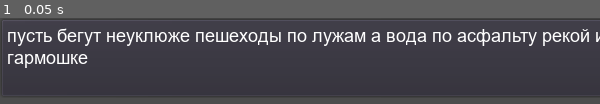
Above: before the commit, frame 1.
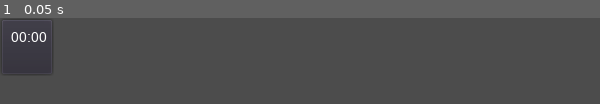
Above: after the commit, the same moment.

Repository: LeshaLukash/The-Chat-Prototype
Game: Godot game, scene res://message.tscn
Same seed, same stepped clock (60 frames per second), same inputs: the game is played once before the commit and once after it.
Inputs:
- Up to frame 1 (0.05 s): no input

The runs differ from the first frame. In frame 1, 7.1% of the frame differs, in the area x 1-100%, y 2-59%.
Error before the commit: Invalid set index 'bbcode_text' (on base: 'null instance') with value of type 'String'. (res://message.gd:31)

Commit message:
Message
Доработал и причесал алгоритм разбивки сообщения на строки - он работает, строки переносятся по словам согласно доступному пространству.
Добавил перерасчёт margincontainer'а - теперь размер сообщения не перезаписывается параметрами контейнера. Это прекрасно!

Diff:
--- a/main.tscn
+++ b/main.tscn
@@ -15,30 +15,43 @@
 
 [node name="VBoxContainer" type="VBoxContainer" parent="VScrollBar"]
 margin_right = 600.0
-margin_bottom = 204.0
+margin_bottom = 350.0
 size_flags_horizontal = 3
 
 [node name="Message" parent="VScrollBar/VBoxContainer" instance=ExtResource( 2 )]
 margin_right = 600.0
-rect_min_size = Vector2( 122, 58 )
-custom_constants/margin_right = 393
-message_text = "текст настраиваем збс"
+custom_constants/margin_right = 494
+message_text = "нихуя себе"
 message_time = "09:56"
-is_edited = true
 
 [node name="Message2" parent="VScrollBar/VBoxContainer" instance=ExtResource( 2 )]
 margin_top = 62.0
 margin_right = 600.0
-margin_bottom = 142.0
-custom_constants/margin_right = 247
-message_text = "но теперь было бы балдёжно научиться
-считать маржу сообщений, иначе..."
-message_time = "10:23"
+margin_bottom = 120.0
+custom_constants/margin_right = 392
+message_text = "похоже работает почти"
+message_time = "09:56"
 
 [node name="Message3" parent="VScrollBar/VBoxContainer" instance=ExtResource( 2 )]
-margin_top = 146.0
+margin_top = 124.0
 margin_right = 600.0
 margin_bottom = 204.0
-custom_constants/margin_right = 234
-message_text = "иначе придётся править размеры самому"
-message_time = "10:23"
+custom_constants/margin_right = 207
+message_text = "забавно что скрипт пересччитывает размеры всех сообщений"
+message_time = "09:56"
+
+[node name="Message4" parent="VScrollBar/VBoxContainer" instance=ExtResource( 2 )]
+margin_top = 208.0
+margin_right = 600.0
+margin_bottom = 288.0
+custom_constants/margin_right = 270
+message_text = "но при этом всегда пересчитывает их индивидуально"
+message_time = "09:56"
+
+[node name="Message5" parent="VScrollBar/VBoxContainer" instance=ExtResource( 2 )]
+margin_top = 292.0
+margin_right = 600.0
+margin_bottom = 350.0
+custom_constants/margin_left = 355
+message_text = "и что это должно значить,"
+message_time = "09:56"
--- a/message.gd
+++ b/message.gd
@@ -2,12 +2,13 @@
 extends MarginContainer
 
 ## СООБЩЕНИЕ
-# Облачко с текстом сообщения
+# Поле с текстом сообщения
 
 const PANEL_MIN_SIZE_EMPTY := Vector2(54, 58)			# Мин. размер пустого сообщения без пометки
 const PANEL_MIN_SIZE_EDITED := Vector2(122, 58)	# Мин. размер пустого сообщения с пометкой
 const LINE_MAX_LENGTH := 400					# Макс. длина строки сообщения (в пикселях!)
 const WORD_MAX_LENGTH := 35 					# Макс. длина слова в русском языке (в символах!)
+const PANEL_ALIGN := 14							# Отступы $Panel по краям от текста (наверное)
 
 export (DynamicFont) var message_font = preload("res://fonts/arial.tres")			# Шрифт сообщения
 export (DynamicFont) var message_time_font = preload("res://fonts/arial_time.tres")	# Шрифт времени отправки
@@ -19,20 +20,45 @@
 # Обновить текст/время сообщения, его размеры
 func update_message() -> void:
 
-	# Подгоняем размеры сообщения под размеры текста (самой длинной строки)
+	# Рассчитываем параметры текста
+	var text_formatted: String = format_message(message_text)
+	var longest_line: String = get_longest_text_line(text_formatted)
+	# warning-ignore:narrowing_conversion
+	var longest_line_length: int = get_line_pixel_length(longest_line)
+
+	# Рассчитываем параметры приписки о времени
+	var time_tags_start := "[right][font=fonts/arial_time.tres]"
+	var time_tags_end := "[/font][/right]"
+	var time_formatted: String
+	# warning-ignore:unused_variable
+	var message_time_length: int
+
+	if is_edited:
+		time_formatted = time_tags_start + message_time + ", изменено" + time_tags_end
+		# warning-ignore:narrowing_conversion
+		message_time_length = get_line_pixel_length(message_time + ", изменено", message_time_font)
+	else:
+		time_formatted = time_tags_start + message_time + time_tags_end
+		# warning-ignore:narrowing_conversion
+		message_time_length = get_line_pixel_length(message_time, message_time_font)
+
+	# Задаём размеры поля сообщения
 	if message_text.empty():
 		rect_size = rect_min_size
 	else:
-		rect_size.x = get_line_pixel_length(message_text)
+		rect_size.x = longest_line_length + 14
 
 	# Записываем текст и время в поле сообщения
-	var time_tags_start := "[right][font=fonts/arial_time.tres]"
-	var time_tags_end := "[/font][/right]"
-	$Panel/Text.bbcode_text = message_text + time_tags_start + message_time + time_tags_end
+	$Panel/Text.bbcode_text = text_formatted + time_formatted
 
+	if get_owner() != null:
+		add_constant_override("margin_right", 600 - longest_line_length - PANEL_ALIGN)
 
 # Вписываем текст сообщения в облако сообщения
-func format_msg_text(text: String) -> String:
+func format_message(text: String) -> String:
+	if text == "":
+		return text
+
 	var result := ""
 	var text_lines: PoolStringArray = text.split('\n')
 
@@ -41,51 +67,52 @@
 
 		# Если текущая строка не слишком длинная
 		if get_line_pixel_length(line) <= LINE_MAX_LENGTH:
-			result += line
+			result += line + '\n'
+		# Если строка слишком длинная
 		else:
 			var line_split: Array = format_line(line)
 			for string in line_split:
-				result += string # В конце всех строк, кроме последней, перенос будет стоять
-
-		# Если строка не последняя - добавляем знак переноса
-		if i != text_lines.size() - 1:
-			result += '\n'
-
+				result += string + '\n'
 	return result
 
 
-# Разбить большую строку на строки поменьше
+# Разбить большую строку на строки поменьше (без переносов!)
 func format_line(line: String) -> Array:
 	var result := []
 	var line_words: PoolStringArray = line.split(' ')
+	var last_word_idx: int = line_words.size() - 1 # Индекс последнего слова
+
 	var string := "" # Хранит промежуточные этапы разбиения
+	for i in line_words.size():
+		var word: String = line_words[i]
 
-	for word in line_words:
+		# Если текущее слово сликом длинное (вероятно, спам букв)
 		if word.length() > WORD_MAX_LENGTH:
-			for i in word.length():
-				var ch: String = word[i]
+			for j in word.length():
+				var letter: String = word[j]
 
-				if get_line_pixel_length(string + ch) <= LINE_MAX_LENGTH:
-					string += ch
-					if i == word.length() - 1: # Если буква - последняя
-						if get_line_pixel_length(string + ' ') <= LINE_MAX_LENGTH:
-							string += ' '
-						result.append(string)
+				if get_line_pixel_length(string + letter) <= LINE_MAX_LENGTH:
+					string += letter
 				else:
-					string += '\n'
 					result.append(string)
-					string = ch
+					string = letter
+		# Пытаемся вместить слово с пробелом после него
+		elif get_line_pixel_length(string + word + ' ') <= LINE_MAX_LENGTH:
+			string += word + ' '
+		# Пытаемся вместить слово без пробела после него
+		# Слово последним будет в этой строке, поэтому после отдаём её
 		elif get_line_pixel_length(string + word) <= LINE_MAX_LENGTH:
 			string += word
-			if get_line_pixel_length(string + ' ') <= LINE_MAX_LENGTH:
-				string += ' '
+			result.append(string)
+			string = ""
+		# Если даже и слово не влазит - оставляем его для новой строки
 		else:
-			string = string.trim_suffix(' ')
-			string += '\n'
-			result.append(string)
+			result.append(string.trim_suffix(' '))
 			string = word + ' '
 
-	result[-1] = result[-1].trim_suffix('\n')
+		# Не забываем забрать незаконченые строки
+		if i == last_word_idx:
+			result.append(string.trim_suffix(' '))
 	return result
 
 
@@ -95,8 +122,8 @@
 
 
 # Получить длину строки сообщения в пикселях, относительно заданого шрифта
-func get_line_pixel_length(string: String) -> float:
-	return message_font.get_string_size(string).x
+func get_line_pixel_length(string: String, font := message_font) -> float:
+	return font.get_string_size(string).x
 
 
 # Получить число строк в сообщении
@@ -122,19 +149,13 @@
 	return result
 
 
+## СЕТТЕРЫ/ГЕТТЕРЫ
 func set_message_text(value: String):
 	message_text = value
-
-	var formatted_line := format_msg_text(message_text)
-	print(formatted_line)
-
 	update_message()
 
 
 func set_message_time(value: String):
-	if is_edited:
-		value += ", изменено"
-
 	message_time = value
 	update_message()
 
@@ -142,8 +163,10 @@
 func set_edited(value: bool):
 	is_edited = value
 
+	# Задаём минимальный размер собщения
 	if is_edited:
 		rect_min_size = PANEL_MIN_SIZE_EDITED
 	else:
 		rect_min_size = PANEL_MIN_SIZE_EMPTY
+
 	update_message()
--- a/message.tscn
+++ b/message.tscn
@@ -4,29 +4,28 @@
 [ext_resource path="res://message.gd" type="Script" id=2]
 
 [node name="Message" type="MarginContainer"]
-margin_right = 1350.0
-margin_bottom = 80.0
+margin_right = 54.0
+margin_bottom = 58.0
 rect_min_size = Vector2( 54, 58 )
 rect_pivot_offset = Vector2( -513, -236 )
 script = ExtResource( 2 )
-message_text = "пусть бегут неуклюже пешеходы по лужам а вода по асфальту рекой и неясно прохожим в этот день непогожий почему я весёлый такой а я играю на гармошке"
 
 [node name="Panel" type="PanelContainer" parent="."]
-margin_right = 1350.0
-margin_bottom = 80.0
+margin_right = 54.0
+margin_bottom = 58.0
 rect_min_size = Vector2( 54, 58 )
 theme = ExtResource( 1 )
 
 [node name="Text" type="RichTextLabel" parent="Panel"]
 margin_left = 7.0
 margin_top = 7.0
-margin_right = 1343.0
-margin_bottom = 73.0
+margin_right = 47.0
+margin_bottom = 51.0
 rect_clip_content = false
 focus_mode = 2
 bbcode_enabled = true
-bbcode_text = "пусть бегут неуклюже пешеходы по лужам а вода по асфальту рекой и неясно прохожим в этот день непогожий почему я весёлый такой а я играю на гармошке[right][font=fonts/arial_time.tres]00:00[/font][/right]"
-text = "пусть бегут неуклюже пешеходы по лужам а вода по асфальту рекой и неясно прохожим в этот день непогожий почему я весёлый такой а я играю на гармошке00:00"
+bbcode_text = "[right][font=fonts/arial_time.tres]00:00[/font][/right]"
+text = "00:00"
 fit_content_height = true
 scroll_active = false
 selection_enabled = true
